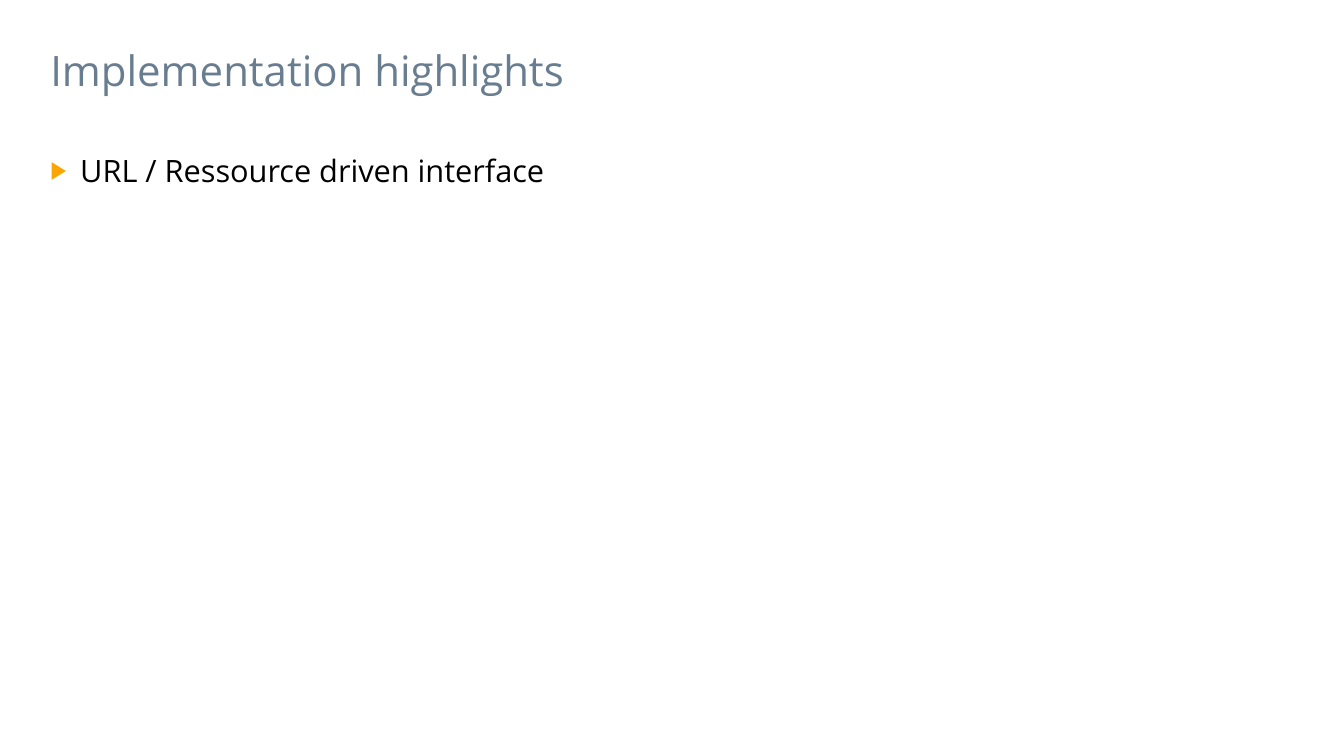
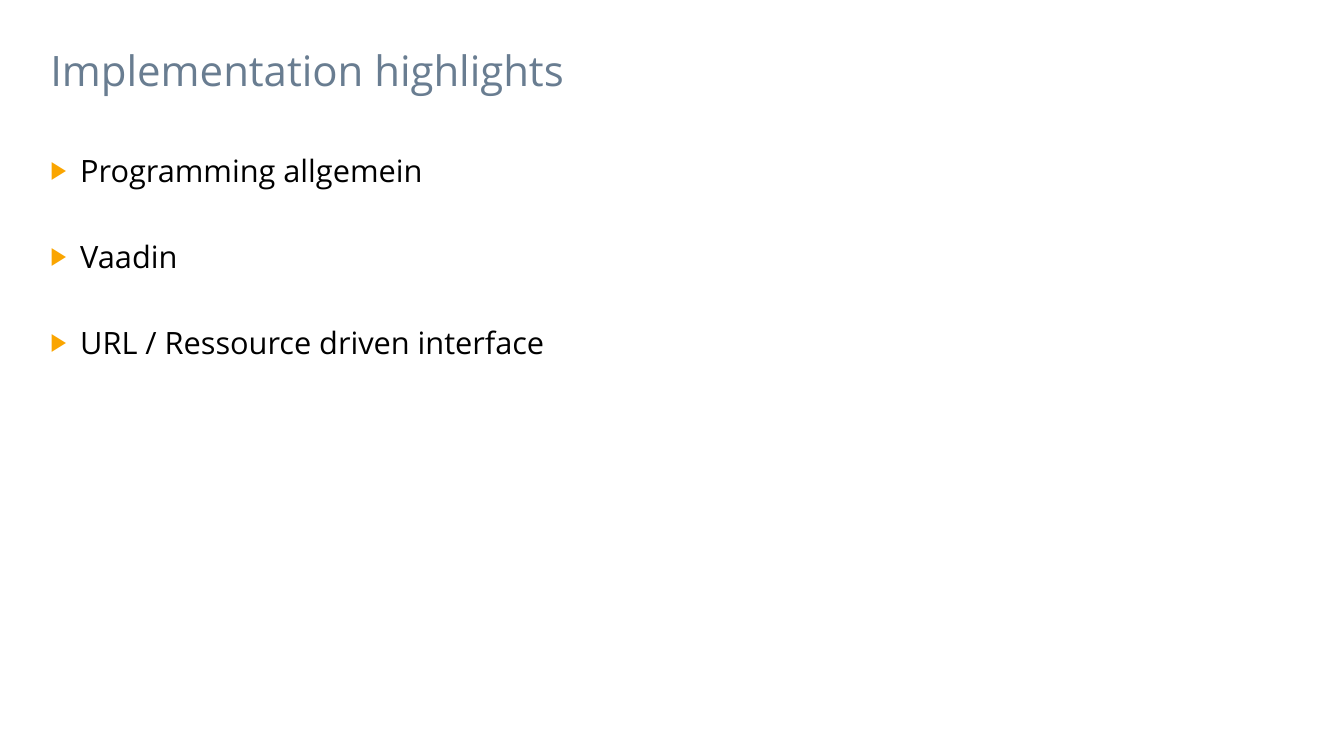
Before and after one commit to jntme/ch.bfh.btx8081.w2017.blue, a slide deck: slide 3 of doc/07-PresentationOfToolInEntireBeauty/pres.pptx. Drawn at 1344x755 pixels with LibreOffice and Linux fonts; fonts in the diff are those of the drawing. Boxes give left, top, right and bottom in pixels: in the first picture for what was removed or moved away, otherwise in the second. Text is boxed around its words. In the diff, an @@ line names an element or a change of style, - is before the commit and + after.

```diff
--- a/doc/07-PresentationOfToolInEntireBeauty/pres.pptx
+++ b/doc/07-PresentationOfToolInEntireBeauty/pres.pptx
@@ text at [80, 158, 422, 269]: paragraphs added @@
+▶ Programming allgemein
+▶ Vaadin
```
Also in this commit, not shown: 1 other slide changed.
